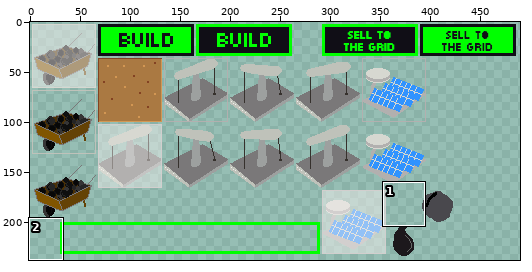
Sprite sheet, stored at resources/assets.png. Above, an overview of the earlier version with the close-up marked.
Close-up. Before the edit:
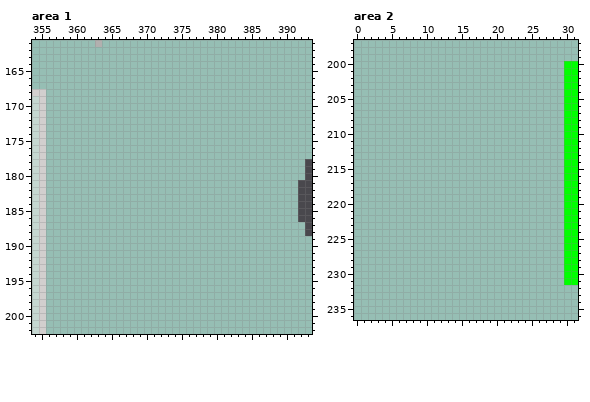
The file is 512x256 pixels. Colours within 5 levels of each other are drawn and written as one. Shown: area 1: x 354..393, y 161..202; area 2: x 0..31, y 197..236. The old version is drawn lined up with the new one. The wide view leaves out empty margins.
After:
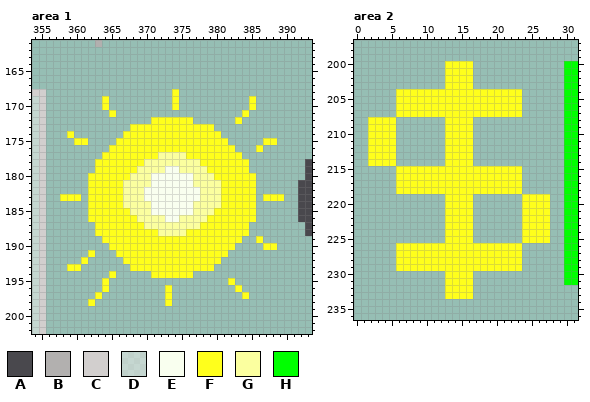
Palette (. is transparent): A #49484d  B #b2b0af  C #d2cfce  D #f3efed82  E #f9ffef  F #ffff1c  G #fbff9f  H #00ff00
The edit:
drawings rearranged on the sheet (the old picture shows each at its new place; 1 dropped ones are not shown)
--- area 1
@@ x 354..393 @@
 167 ........................................
-168 CC......................................
-169 DC......................................
-170 DC......................................
-171 DC......................................
-172 DC......................................
-173 DC......................................
-174 DC......................................
-175 DC......................................
-176 DC......................................
-177 DC......................................
-178 DC.....................................A
-179 DC.....................................A
-180 DC.....................................A
-181 DC....................................AA
-182 DC....................................AA
-183 DC....................................AA
-184 DC....................................AA
-185 DC....................................AA
-186 DC....................................AA
-187 DC.....................................A
-188 DC.....................................A
-189 DC......................................
-190 DC......................................
-191 DC......................................
-192 DC......................................
-193 DC......................................
-194 DC......................................
-195 DC......................................
-196 DC......................................
-197 DC......................................
-198 DC......................................
+168 CC..................F...................
+169 DC........F.........F..........F........
+170 DC........F.........F..........F........
+171 DC.........F..................F.........
+172 DC...............FFFFFF......F..........
+173 DC............FFFFFFFFFFFF..............
+174 DC...F.......FFFFFFFFFFFFFF.............
+175 DC....FF....FFFFFFFFFFFFFFFF.....FF.....
+176 DC.........FFFFFFFFFFFFFFFFFF...F.......
+177 DC........FFFFFFFFGGGGFFFFFFFF..........
+178 DC.......FFFFFFFGGGGGGGGFFFFFFF........A
+179 DC.......FFFFFFGGGGEEGGGGFFFFFF........A
+180 DC......FFFFFFGGGEEEEEEGGGFFFFFF.......A
+181 DC......FFFFFGGGGEEEEEEGGGGFFFFF......AA
+182 DC......FFFFFGGGEEEEEEEEGGGFFFFF......AA
+183 DC..FFF.FFFFFGGGEEEEEEEEGGGFFFFF.FFF..AA
+184 DC......FFFFFGGGGEEEEEEGGGGFFFFF......AA
+185 DC......FFFFFFGGGEEEEEEGGGFFFFFF......AA
+186 DC......FFFFFFFGGGGEEGGGGFFFFFFF......AA
+187 DC.......FFFFFFFGGGGGGGGFFFFFFF........A
+188 DC.......FFFFFFFFFGGGGFFFFFFFFF........A
+189 DC........FFFFFFFFFFFFFFFFFFFF..F.......
+190 DC.........FFFFFFFFFFFFFFFFFF....FF.....
+191 DC......F...FFFFFFFFFFFFFFFF............
+192 DC.....F.....FFFFFFFFFFFFFF.............
+193 DC...FF.......FFFFFFFFFFFF..............
+194 DC.........F.....FFFFFF.................
+195 DC........F.................F...........
+196 DC........F........F.........F..........
+197 DC.......F.........F..........F.........
+198 DC......F..........F....................
 199 DC......................................
--- area 2
@@ x 0..31 @@
 199 ................................
-200 ..............................HH
-201 ..............................HH
-202 ..............................HH
-203 ..............................HH
-204 ..............................HH
-205 ..............................HH
-206 ..............................HH
-207 ..............................HH
-208 ..............................HH
-209 ..............................HH
-210 ..............................HH
-211 ..............................HH
-212 ..............................HH
-213 ..............................HH
-214 ..............................HH
-215 ..............................HH
-216 ..............................HH
-217 ..............................HH
-218 ..............................HH
-219 ..............................HH
-220 ..............................HH
-221 ..............................HH
-222 ..............................HH
-223 ..............................HH
-224 ..............................HH
-225 ..............................HH
-226 ..............................HH
-227 ..............................HH
-228 ..............................HH
-229 ..............................HH
-230 ..............................HH
-231 ..............................HH
-232 ................................
-233 ................................
+200 .............FFFF.............HH
+201 .............FFFF.............HH
+202 .............FFFF.............HH
+203 .............FFFF.............HH
+204 ......FFFFFFFFFFFFFFFFFF......HH
+205 ......FFFFFFFFFFFFFFFFFF......HH
+206 ......FFFFFFFFFFFFFFFFFF......HH
+207 ......FFFFFFFFFFFFFFFFFF......HH
+208 ..FFFF.......FFFF.............HH
+209 ..FFFF.......FFFF.............HH
+210 ..FFFF.......FFFF.............HH
+211 ..FFFF.......FFFF.............HH
+212 ..FFFF.......FFFF.............HH
+213 ..FFFF.......FFFF.............HH
+214 ..FFFF.......FFFF.............HH
+215 ......FFFFFFFFFFFFFFFFFF......HH
+216 ......FFFFFFFFFFFFFFFFFF......HH
+217 ......FFFFFFFFFFFFFFFFFF......HH
+218 ......FFFFFFFFFFFFFFFFFF......HH
+219 .............FFFF.......FFFF..HH
+220 .............FFFF.......FFFF..HH
+221 .............FFFF.......FFFF..HH
+222 .............FFFF.......FFFF..HH
+223 .............FFFF.......FFFF..HH
+224 .............FFFF.......FFFF..HH
+225 .............FFFF.......FFFF..HH
+226 ......FFFFFFFFFFFFFFFFFF......HH
+227 ......FFFFFFFFFFFFFFFFFF......HH
+228 ......FFFFFFFFFFFFFFFFFF......HH
+229 ......FFFFFFFFFFFFFFFFFF......HH
+230 .............FFFF.............HH
+231 .............FFFF.............HH
+232 .............FFFF...............
+233 .............FFFF...............
 234 ................................
Pixel boxes of the changes (left, top, right, bottom) in both close-ups:
added: (60, 89, 284, 306)
added: (368, 61, 550, 299)
